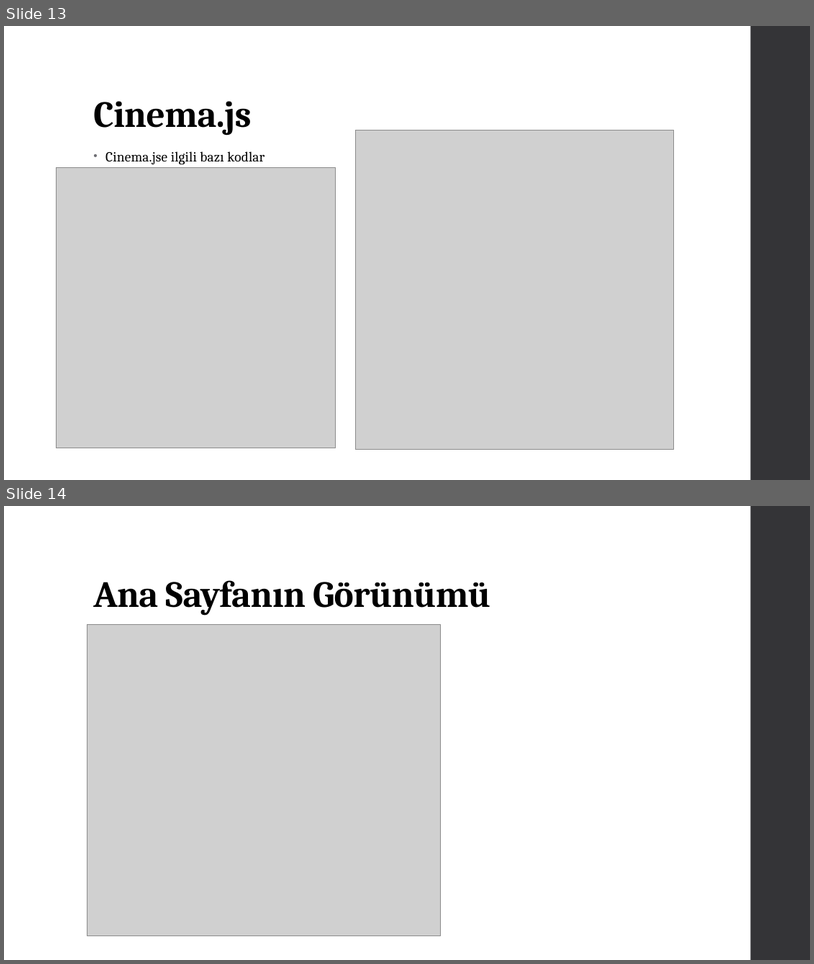
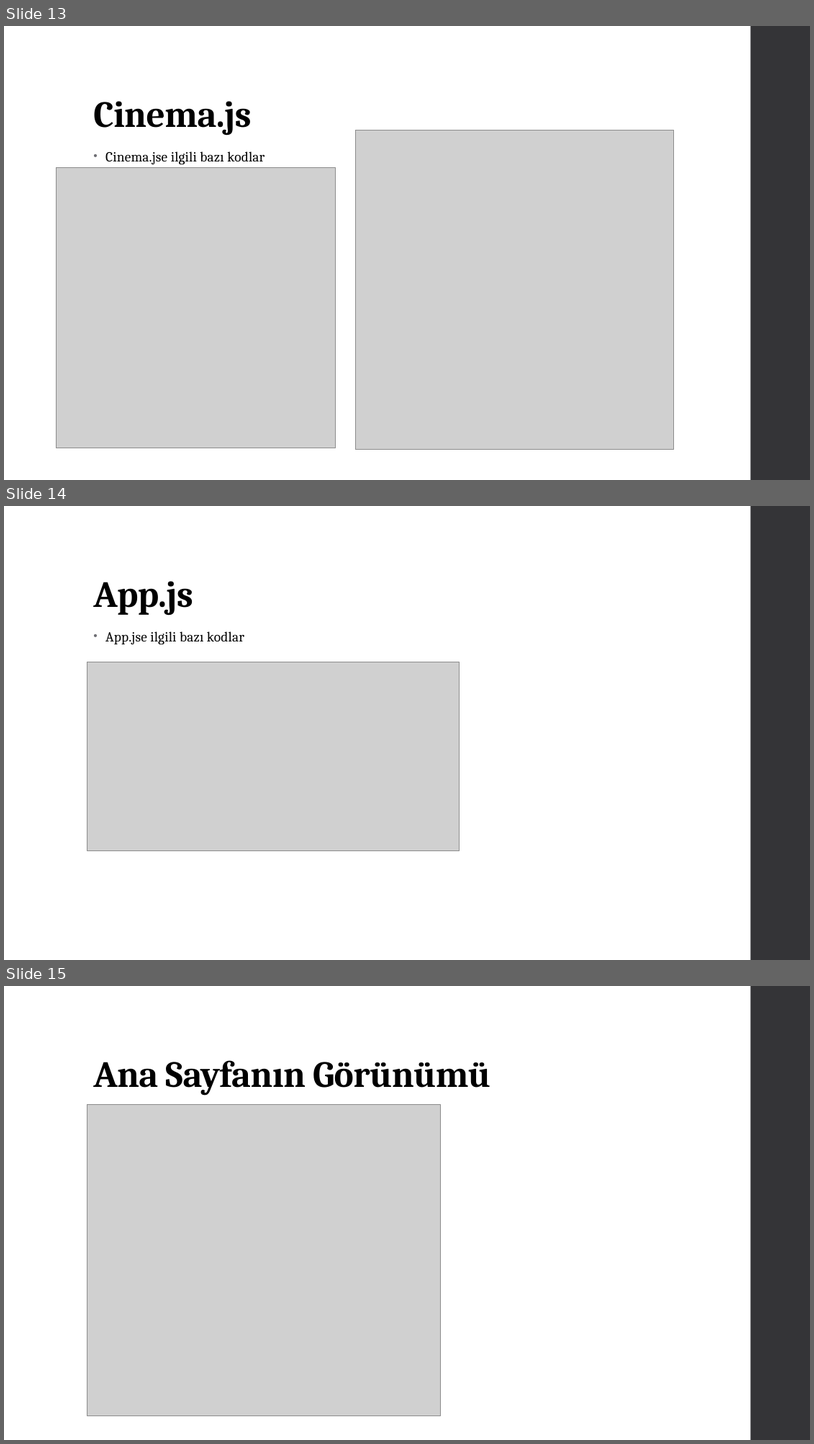
Before and after one commit to metecorbaci/mete_corbaci_sinema_otomasyonu, a slide deck: METE_CORBACI_1181602055_SINEMA_OTOMASYON.pptx. Shown one above the other, each under a label of ours: slides 13 and 14 before the commit, slides 13, 14 and 15 after it. The pictures are 814x964 and 814x1444 pixels, drawn with LibreOffice and Linux fonts; fonts in the diff are those of the drawing; grey boxes stand for pictures. Boxes give left, top, right and bottom in pixels: in the first picture for what was removed or moved away, otherwise in the second. Text is boxed around its words. In the diff, an @@ line names an element or a change of style, - is before the commit and + after.

```diff
--- a/METE_CORBACI_1181602055_SINEMA_OTOMASYON.pptx
+++ b/METE_CORBACI_1181602055_SINEMA_OTOMASYON.pptx
@@ slide 14 added at (4,506,810,960), background #FFFFFF; not listed: 1 template element that a slide beside it also shows @@
@@ title added at (93,581,193,615), 44 pt, text #000000, bold @@
+App.js
@@ text added at (106,631,244,645), 16.6 pt, text #000000 @@
+• App.jse ilgili bazı kodlar
@@ picture added at (88,662,460,850) @@
@@ what was slide 14 is now slide 15 @@
```
Also in this commit, not shown: 1 slide changed, 1 other file.
